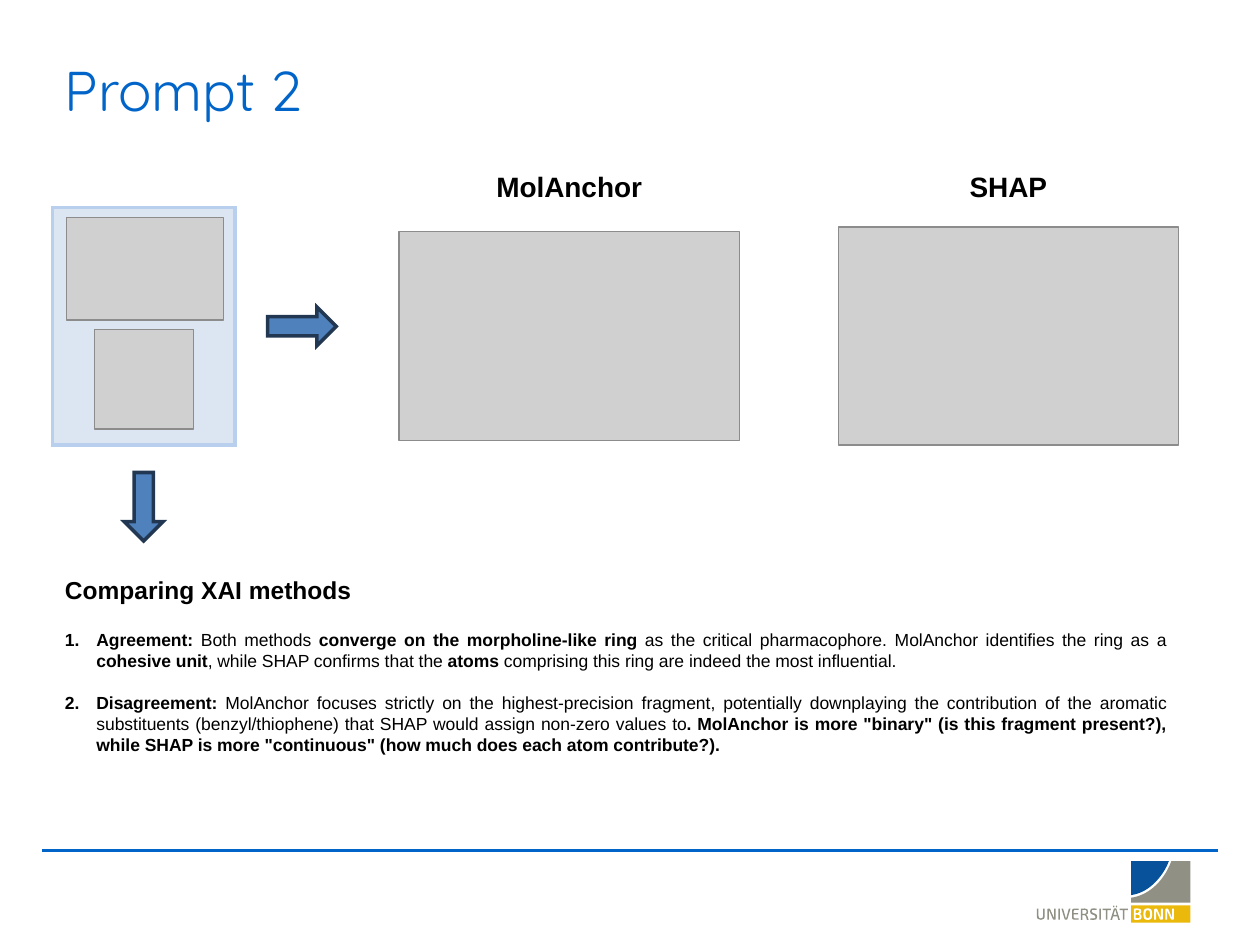
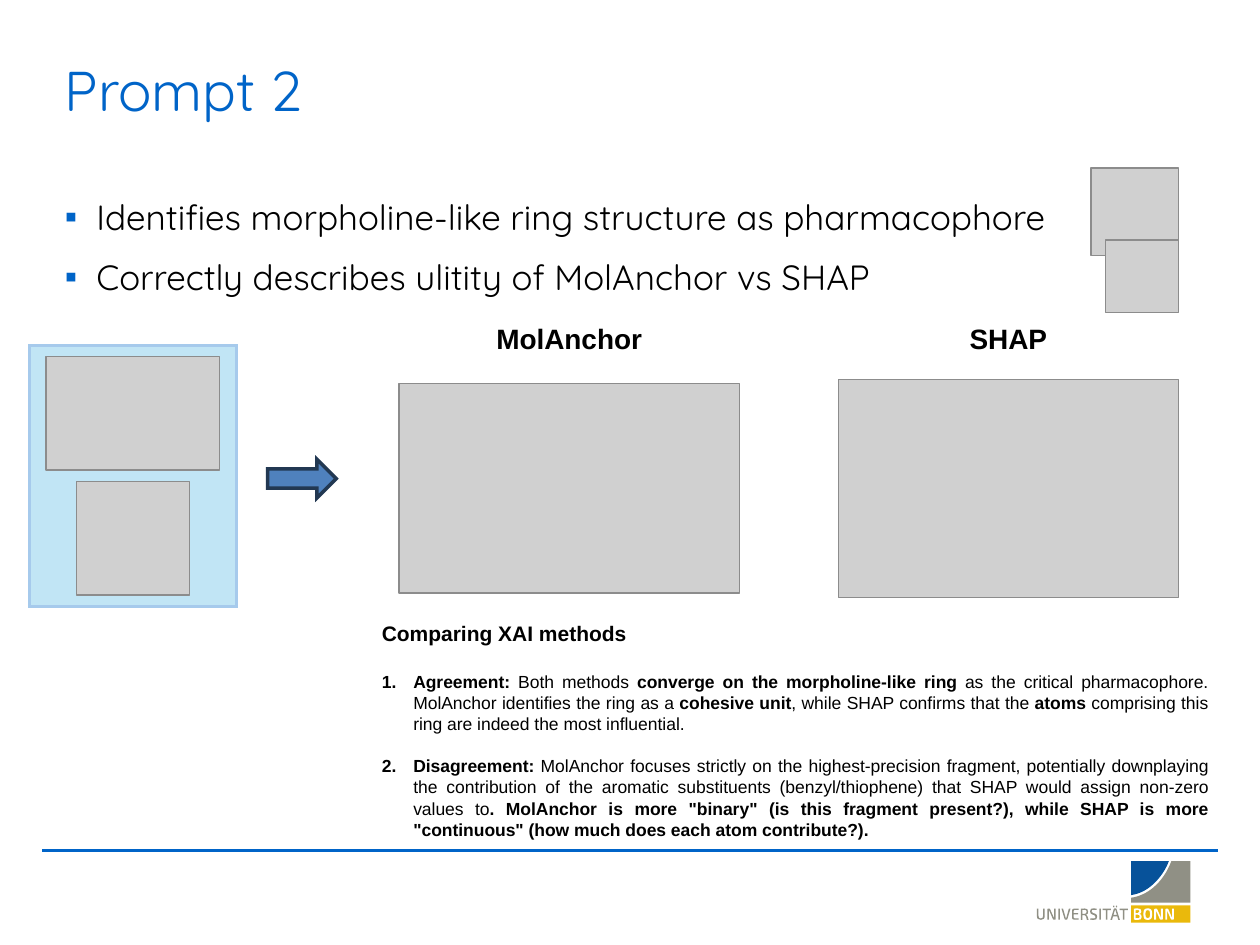
Before and after one commit to LSI-Uni-Bonn/ChemicHAL, a slide deck: slide 11 of slides/AI_Agent_Explainability.pptx. Drawn at 1260x945 pixels with LibreOffice and Linux fonts; fonts in the diff are those of the drawing; grey boxes stand for pictures; background and template pictures are left out. Boxes give left, top, right and bottom in pixels: in the first picture for what was removed or moved away, otherwise in the second. Text is boxed around its words. In the diff, an @@ line names an element or a change of style, - is before the commit and + after.

```diff
--- a/slides/AI_Agent_Explainability.pptx
+++ b/slides/AI_Agent_Explainability.pptx
@@ picture added at bbox=[1091, 168, 1178, 255] @@
@@ rectangle removed at bbox=[53, 208, 236, 445] @@
@@ text added at bbox=[96, 204, 1045, 297], 20 pt, text #000000 @@
+▪ Identifies morpholine-like ring structure as pharmacophore
+▪ Correctly describes ulitity of MolAnchor vs SHAP
@@ picture added at bbox=[1106, 241, 1179, 314] @@
@@ 2 pictures, 2 texts: place and size @@
-2 pictures, 2 texts at bbox=[399, 176, 1178, 445]
+2 pictures, 2 texts at bbox=[399, 328, 1178, 597]
@@ rectangle added at bbox=[29, 345, 236, 606], fill #C1E5F5, outline #A6CAEC 1.5 pt @@
@@ picture: place and size @@
-picture at bbox=[67, 218, 223, 320]
+picture at bbox=[47, 357, 220, 470]
@@ right arrow removed at bbox=[124, 473, 163, 541] @@
@@ right arrow: place and size @@
-right arrow at bbox=[267, 307, 335, 346]
+right arrow at bbox=[267, 460, 335, 499]
@@ picture: place and size @@
-picture at bbox=[94, 330, 194, 430]
+picture at bbox=[76, 481, 189, 595]
@@ text "Comparing XAI methods": place and size @@
-text "Comparing XAI methods" at bbox=[65, 581, 1167, 755]
+text "Comparing XAI methods" at bbox=[382, 625, 1209, 840]
@@ text at bbox=[382, 625, 626, 646]: size 14 to 12 pt in "Comparing XAI methods" @@
```
Also in this commit, not shown: 23 other slides changed.
